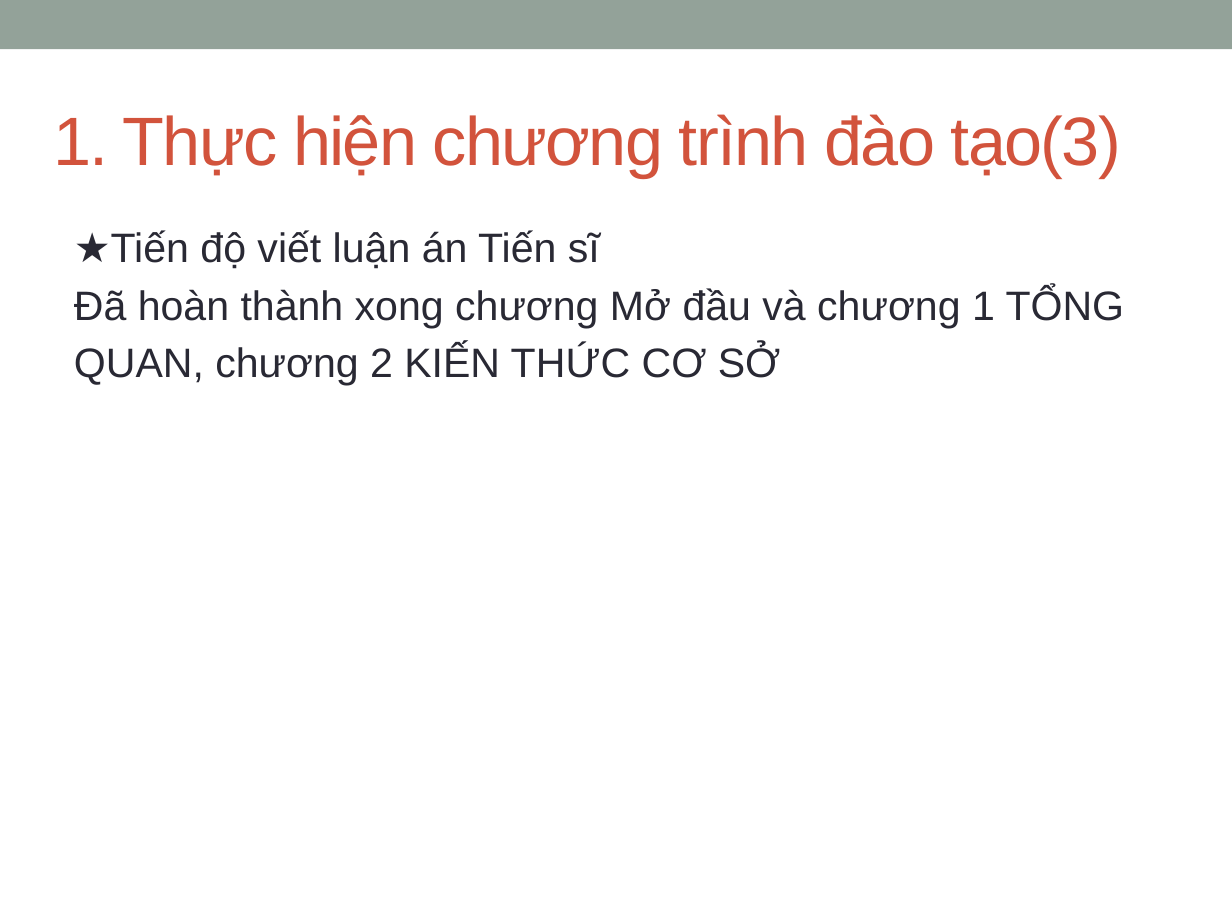
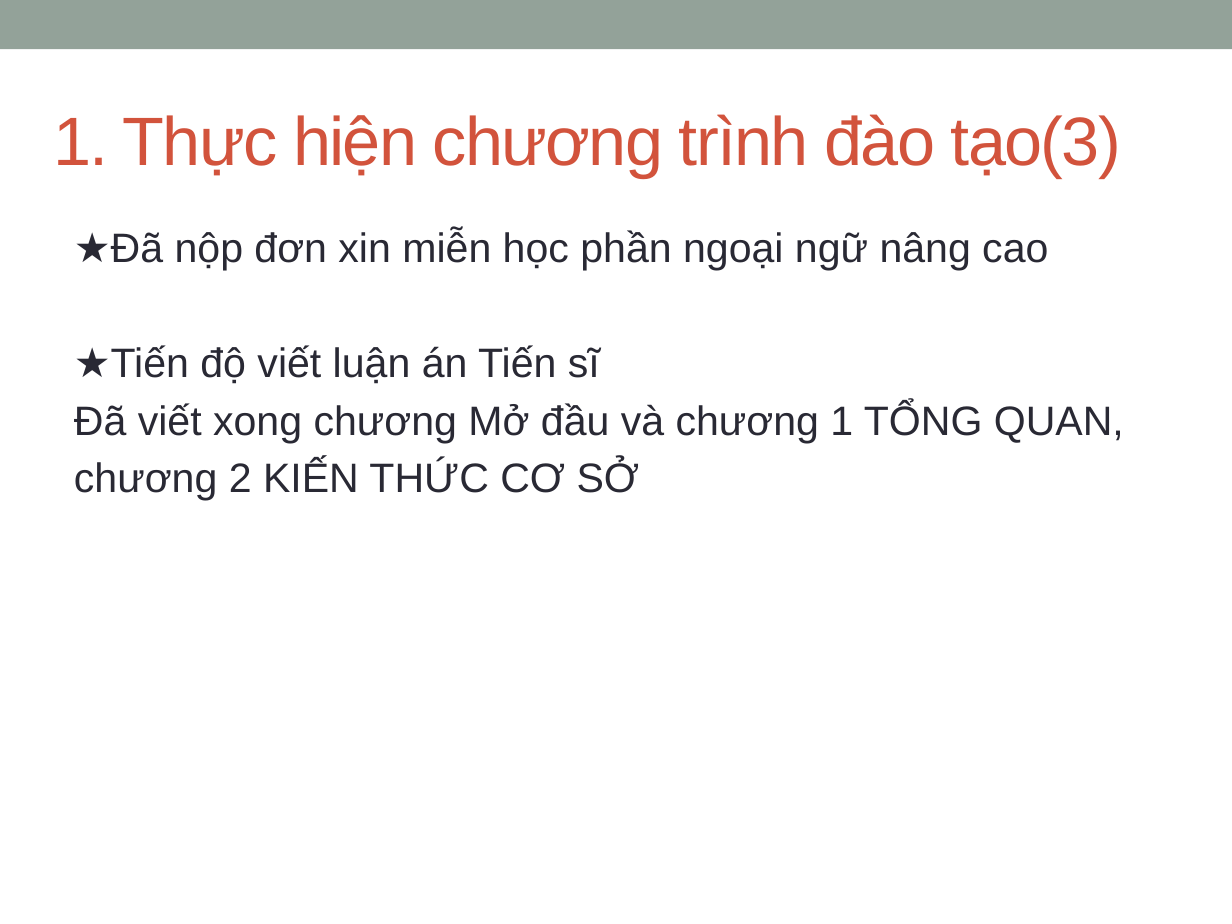
Before and after one commit to dinhngocthi/GAsource, a slide deck: slide 5 of CFT4CUnitSrc/src/report/DinhNgocThi-BaocaotiendoNCS.pptx. Drawn at 1232x924 pixels with LibreOffice and Linux fonts; fonts in the diff are those of the drawing. Boxes give left, top, right and bottom in pixels: in the first picture for what was removed or moved away, otherwise in the second. Text is boxed around its words. In the diff, an @@ line names an element or a change of style, - is before the commit and + after.

```diff
--- a/CFT4CUnitSrc/src/report/DinhNgocThi-BaocaotiendoNCS.pptx
+++ b/CFT4CUnitSrc/src/report/DinhNgocThi-BaocaotiendoNCS.pptx
@@ text at bbox=[74, 230, 1048, 271]: paragraph added @@
+★Đã nộp đơn xin miễn học phần ngoại ngữ nâng cao
@@ text at bbox=[74, 402, 1124, 501]: text changed @@
-Đã hoàn thành xong chương Mở đầu và chương 1 TỔNG
-QUAN, chương 2 KIẾN THỨC CƠ SỞ
+Đã viết xong chương Mở đầu và chương 1 TỔNG QUAN,
+chương 2 KIẾN THỨC CƠ SỞ
```
Also in this commit, not shown: 1 other slide changed, 1 other file.
